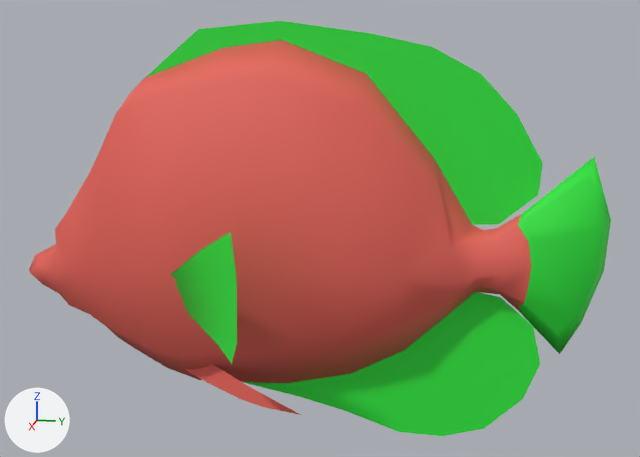
The glTF model assets/aquarium/chaetodon_collare.glb as it was, and as the next commit left it.
One viewpoint serves both versions: a 50 mm lens placed at (0.858, 0.21, 0.249), pointed at (-0.005, 0.038, 0.034). Every picture has the same lights, and +X, +Y and +Z are marked at lower left. Where no turn or scale is listed for an object, it has been applied to the vertices. Vertices at the same position are counted once.

Names of what the first picture shows: 'chaetodon_collare'.
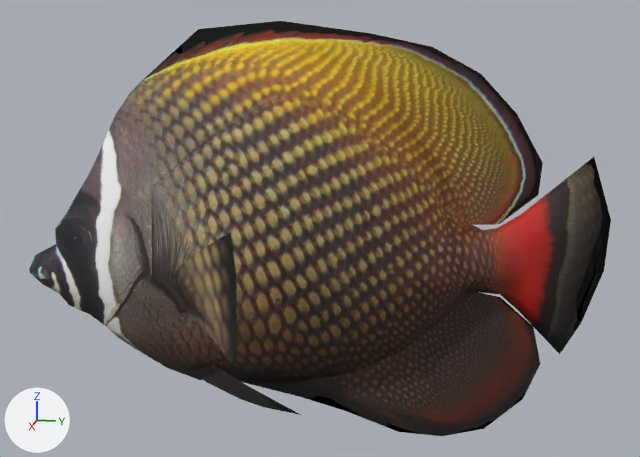
Commit message: Ny Fisk

Pixel boxes (x1, y1, x2, y2) of what changed, in the pictures (640 x 457 px):
'chaetodon_collare', surface changed, recoloured
    both: (29, 21, 611, 436)
part 1 of me_chaetodon_collare, recoloured (red to brown)
    both: (29, 40, 531, 415)

What changed in the scene script:
```text
Add img_chaetodon_collare_diff:
    img_chaetodon_collare_diff = load_image('chaetodon_collare_diff', '_unpacked/chaetodon_collare_diff', 1024, 1024, 'sRGB')
Add img_chaetodon_collare_normal:
    img_chaetodon_collare_normal = load_image('chaetodon_collare_Normal', '_unpacked/chaetodon_collare_Normal', 1024, 1024, 'Non-Color')
Change mat_chaetodon_collare_fin:
    where n0 = _N.new('ShaderNodeBsdfPrincipled'); n0.name = 'Principled BSDF'
    remove n0.inputs[0].default_value = (0.0254, 0.8, 0.0465, 1.0)  # 'Base Color', green #2ce73d
    add n2 = _N.new('ShaderNodeTexImage'); n2.name = 'Image Texture'
    add n2.image = img_chaetodon_collare_diff
    add n3 = _N.new('ShaderNodeNormalMap'); n3.name = 'Normal Map'
    add n3.uv_map = 'UVMap'
    add n4 = _N.new('ShaderNodeTexImage'); n4.name = 'Image Texture.001'
    add n4.image = img_chaetodon_collare_normal
    add _L.new(n2.outputs[0], n0.inputs[0])  # 'Color' to 'Base Color'
    add _L.new(n3.outputs[0], n0.inputs[5])  # 'Normal' to 'Normal'
    add _L.new(n4.outputs[0], n3.inputs[1])  # 'Color' to 'Color'
Change me_chaetodon_collare:
    where me_chaetodon_collare.from_pydata(...)  # 262 vertices, 400 faces; spans x -0.144..0.144, y -0.287..0.32, z -0.182..0.24
    used by ob_chaetodon_collare; location = (0.0, 0.0, 0.0)
    me_chaetodon_collare part 1: all 272 faces that had it switch from mat_chaetodon_collare (red #e76459) to mat_chaetodon_collare_fin
```
